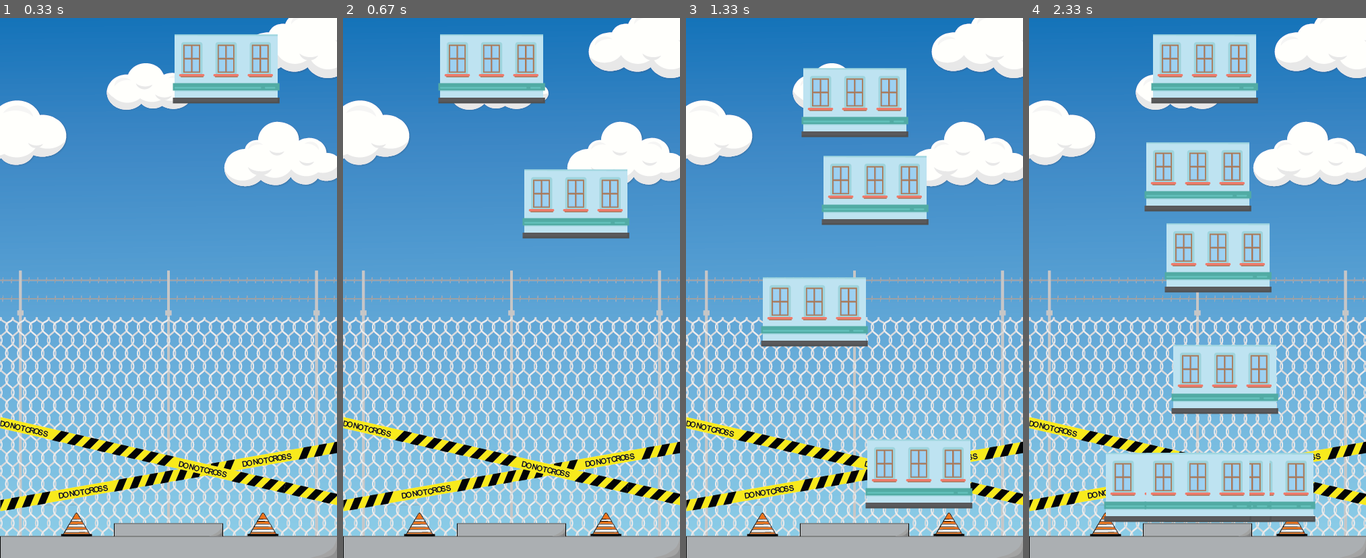
Above: before the commit, frames 1-4 (left to right).
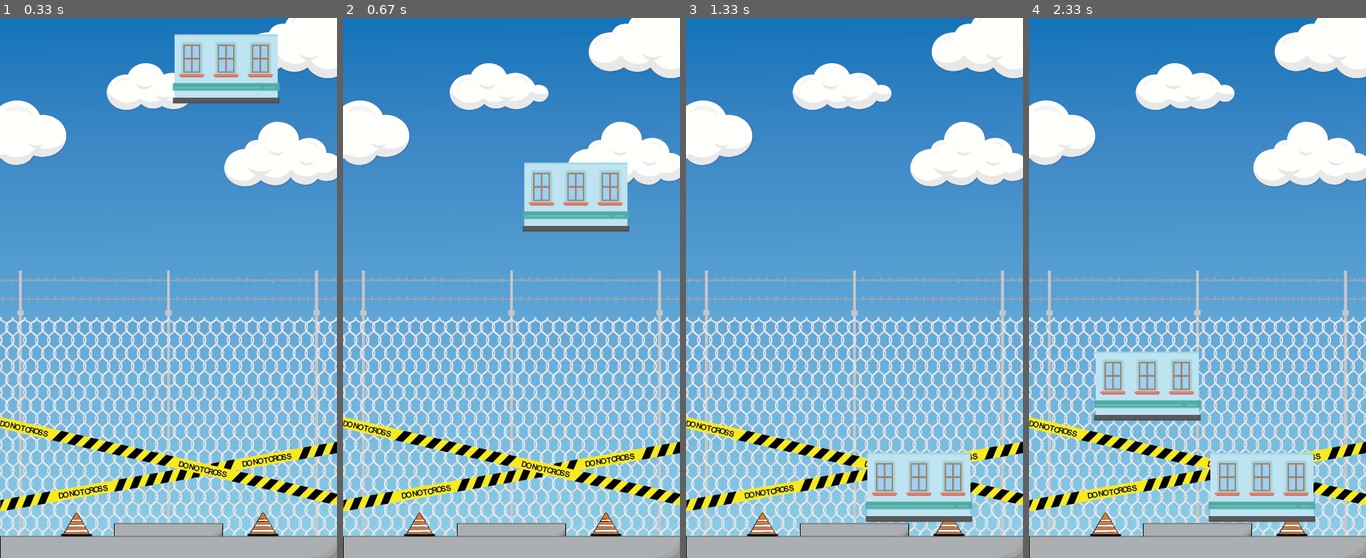
Above: after the commit, the same moments.

Repository: Andabero5/tower-pygame
Game: pygame game, started from logic/game.py
Two runs of this game, one before a commit and one after it. Both use one fixed random seed, a clock stepped at 60 frames per second and the inputs below.
Inputs:
- Up to frame 1 (0.33 s): no input
- Up to frame 2 (0.67 s): tap Space at 0.33 s
- Up to frame 3 (1.33 s): tap Space at 0.73, 1.03, 1.23 s
- Up to frame 4 (2.33 s): tap Space at 1.57, 1.87, 2.07 s

Frame 1 is identical in both runs. In frame 2, 6.8% of the frame differs, in the area x 28-85%, y 3-41%; in frame 3, 15%; in frame 4, 23%, in the area x 19-74%, y 3-94%.

Commit message:
final group

Diff:
--- a/logic/floor.py
+++ b/logic/floor.py
@@ -22,14 +22,12 @@
         if action == 0:
             if self.rect.bottom >= HEIGHT-53:
                 self.speed[1] = 0
-        else:
+        elif action == 1:
             list = pygame.sprite.spritecollide(self, group, False)
             if list:
-                print('entro')
-                lastFloor = list[0]
-                if sprite.collide_rect(lastFloor, self):
-                    self.speed[1] = 0
-                if self.rect.centerx >= lastFloor.rect.centerx+75:
+                print(list)
+                self.speed[1] = 0
+                if self.rect.centerx >= list[0].rect.centerx+75:
                     self.speed[1] = 10
 
         self.rect.move_ip(self.speed)
--- a/logic/game.py
+++ b/logic/game.py
@@ -1,6 +1,6 @@
 import pygame
 from factoryMethod import FloorFactory
-from floor import Floor
+from floor import *
 from fabrica import *
 from edifice import *
 
@@ -28,13 +28,17 @@
                 loop = False
             if event.type == pygame.KEYDOWN:
                 if event.key == pygame.K_SPACE:
-                    floor.update(True, 1, edifice)
+                    floor.update(True)
         screen.blit(imagen_defondo, [0, 0])
         screen.blit(floor.image, floor.rect)
-        floor.update()
-        if floor.rect.bottom > WIDTH/2:
+        if floor.speed == [0, 0]:
             edifice.addFloor(floor)
             floor = prototype.floorClone()
+            option = 1
+        if option > 0:
+            floor.update(action=1, group=edifice)
+        else:
+            floor.update()
         edifice.draw(screen)
         edifice.update()
 
